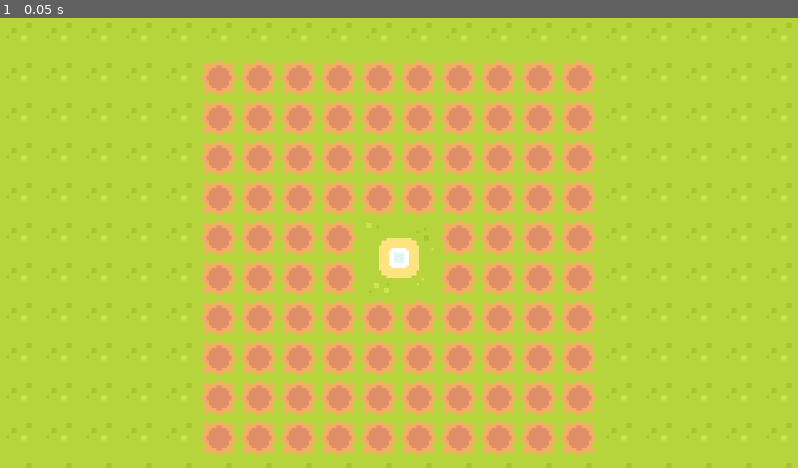
Above: before the commit, frame 1.
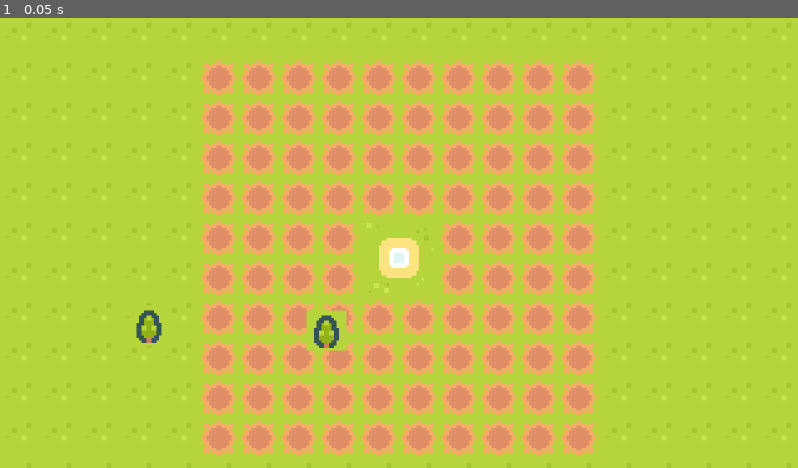
Above: after the commit, the same moment.

Repository: Deathofmatrix/rootcall
Game: Godot game, scene res://world/arena.tscn
The game is run twice, just before and just after one commit, with the same random seed, the same clock (stepped at 60 frames per second) and the same inputs.
Inputs:
- Up to frame 1 (0.05 s): no input

The runs differ from the first frame. In frame 1, 0.5% of the frame differs, in the area x 17-44%, y 64-74%.

Commit message:
add DradAndDrop to plant

Diff:
--- a/common/components/drag_and_drop.gd
+++ b/common/components/drag_and_drop.gd
@@ -22,6 +22,12 @@
 	if dragging and target:
 		target.global_position = target.get_global_mouse_position() + offset
 
+
+func _input(event: InputEvent) -> void:
+	if dragging and event.is_action_pressed("cancel_drag"):
+		_cancel_dragging()
+	elif dragging and event.is_action_released("select"):
+		_drop()
 
 func _end_dragging() -> void:
 	dragging = false
@@ -56,3 +62,6 @@
 
 	if not dragging and dragging_object:
 		return
+
+	if not dragging and event.is_action_pressed("select"):
+		_start_dragging()
--- /dev/null
+++ b/data/attack_plant.tres
@@ -0,0 +1,8 @@
+[gd_resource type="Resource" script_class="StatsComponent" load_steps=2 format=3 uid="uid://cme645v1t2rfx"]
+
+[ext_resource type="Script" uid="uid://cxxcn87qxkemb" path="res://common/components/stats_component.gd" id="1_2mwdo"]
+
+[resource]
+script = ExtResource("1_2mwdo")
+health = 1
+metadata/_custom_type_script = "uid://cxxcn87qxkemb"
--- a/entities/plants/plant.tscn
+++ b/entities/plants/plant.tscn
@@ -1,14 +1,16 @@
-[gd_scene load_steps=5 format=3 uid="uid://yp83nhm7krm7"]
+[gd_scene load_steps=6 format=3 uid="uid://yp83nhm7krm7"]
 
-[ext_resource type="Script" uid="uid://blid02pw4t5w1" path="res://plant.gd" id="1_tvn35"]
+[ext_resource type="Script" uid="uid://blid02pw4t5w1" path="res://entities/plants/plant.gd" id="1_tvn35"]
 [ext_resource type="Texture2D" uid="uid://bnoc2ffxjjxvj" path="res://assets/tilemaps/tiles.png" id="2_djlq1"]
-[ext_resource type="Script" uid="uid://cxxcn87qxkemb" path="res://common/components/stats_component.gd" id="3_lk3vj"]
+[ext_resource type="Resource" uid="uid://cme645v1t2rfx" path="res://data/attack_plant.tres" id="2_lk3vj"]
+[ext_resource type="Script" uid="uid://cfrqvbnw5vg64" path="res://common/components/drag_and_drop.gd" id="4_djlq1"]
 
 [sub_resource type="RectangleShape2D" id="RectangleShape2D_w1p1s"]
 size = Vector2(16, 16)
 
 [node name="Plant" type="Area2D"]
 script = ExtResource("1_tvn35")
+stats = ExtResource("2_lk3vj")
 
 [node name="CollisionShape2D" type="CollisionShape2D" parent="."]
 position = Vector2(8, 8)
@@ -20,6 +22,7 @@
 region_enabled = true
 region_rect = Rect2(0, 68, 16, 16)
 
-[node name="StatsComponent" type="Node" parent="."]
-script = ExtResource("3_lk3vj")
-metadata/_custom_type_script = "uid://cxxcn87qxkemb"
+[node name="DragAndDrop" type="Node" parent="." node_paths=PackedStringArray("target")]
+script = ExtResource("4_djlq1")
+target = NodePath("..")
+metadata/_custom_type_script = "uid://cfrqvbnw5vg64"
--- a/project.godot
+++ b/project.godot
@@ -50,3 +50,4 @@
 [rendering]
 
 textures/canvas_textures/default_texture_filter=0
+2d/snap/snap_2d_transforms_to_pixel=true
--- a/world/arena.tscn
+++ b/world/arena.tscn
@@ -1,8 +1,9 @@
-[gd_scene load_steps=6 format=4 uid="uid://cw6yj2eaoft5b"]
+[gd_scene load_steps=7 format=4 uid="uid://cw6yj2eaoft5b"]
 
 [ext_resource type="TileSet" uid="uid://c4jqo8u55jf1h" path="res://assets/tilemaps/new_tile_set.tres" id="1_24q8b"]
 [ext_resource type="Script" uid="uid://di6bgg8oleahe" path="res://world/arena.gd" id="1_bgabe"]
 [ext_resource type="Texture2D" uid="uid://bnoc2ffxjjxvj" path="res://assets/tilemaps/tiles.png" id="2_bgabe"]
+[ext_resource type="PackedScene" uid="uid://yp83nhm7krm7" path="res://entities/plants/plant.tscn" id="4_xryg2"]
 
 [sub_resource type="TileSetAtlasSource" id="TileSetAtlasSource_tcf2h"]
 texture = ExtResource("2_bgabe")
@@ -148,3 +149,9 @@
 position = Vector2(80, 16)
 tile_map_data = PackedByteArray("AAAAAAAAAAADAAkAAAABAAAAAAADAAkAAAACAAAAAAADAAkAAAADAAAAAAADAAkAAAAEAAAAAAADAAkAAAAFAA …(1520 unchanged characters)…
 tile_set = SubResource("TileSet_4717r")
+
+[node name="Plant" parent="." instance=ExtResource("4_xryg2")]
+position = Vector2(52, 115)
+
+[node name="Plant2" parent="." instance=ExtResource("4_xryg2")]
+position = Vector2(123, 117)
Renamed: plant.gd -> entities/plants/plant.gd
Renamed: plant.gd.uid -> entities/plants/plant.gd.uid
